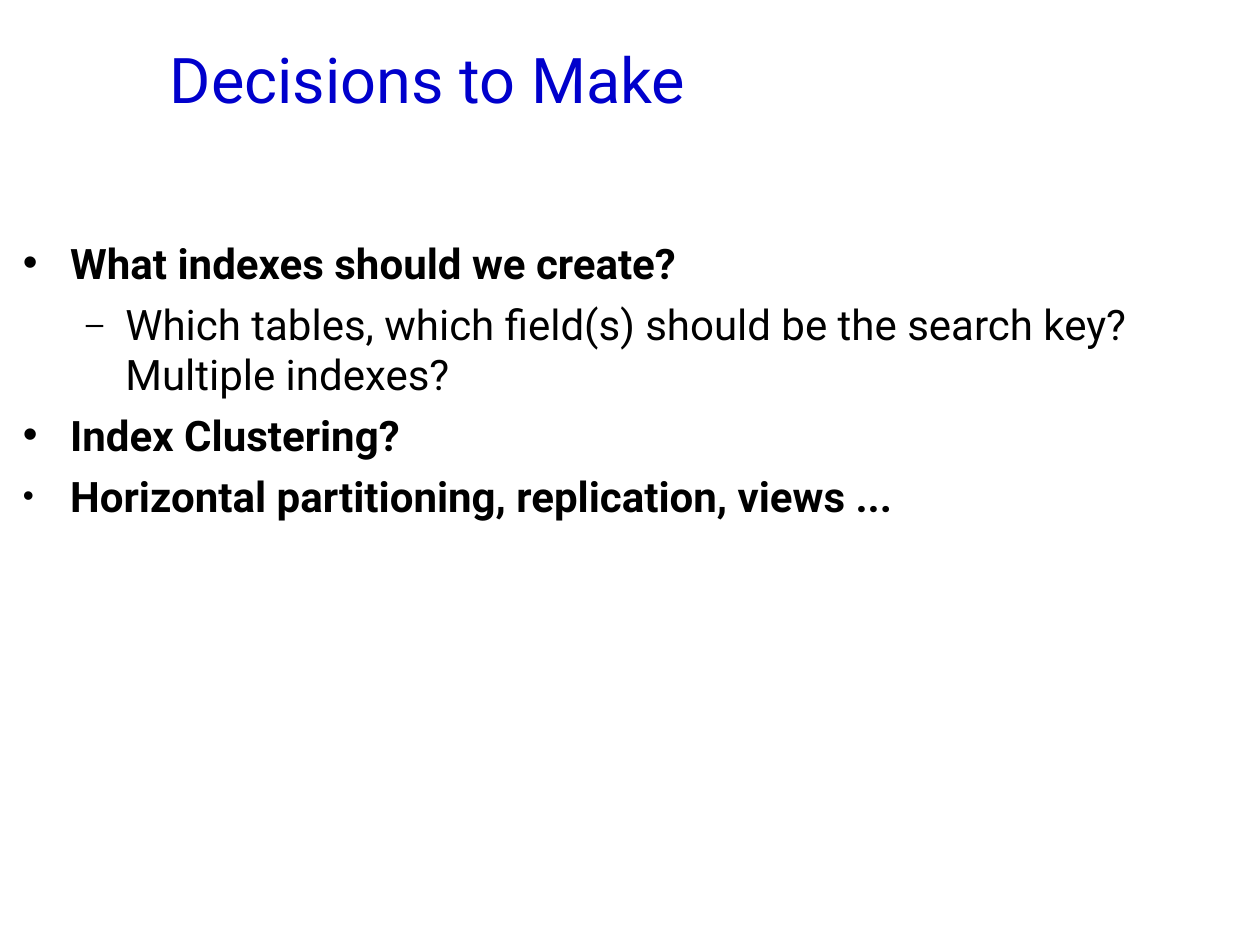
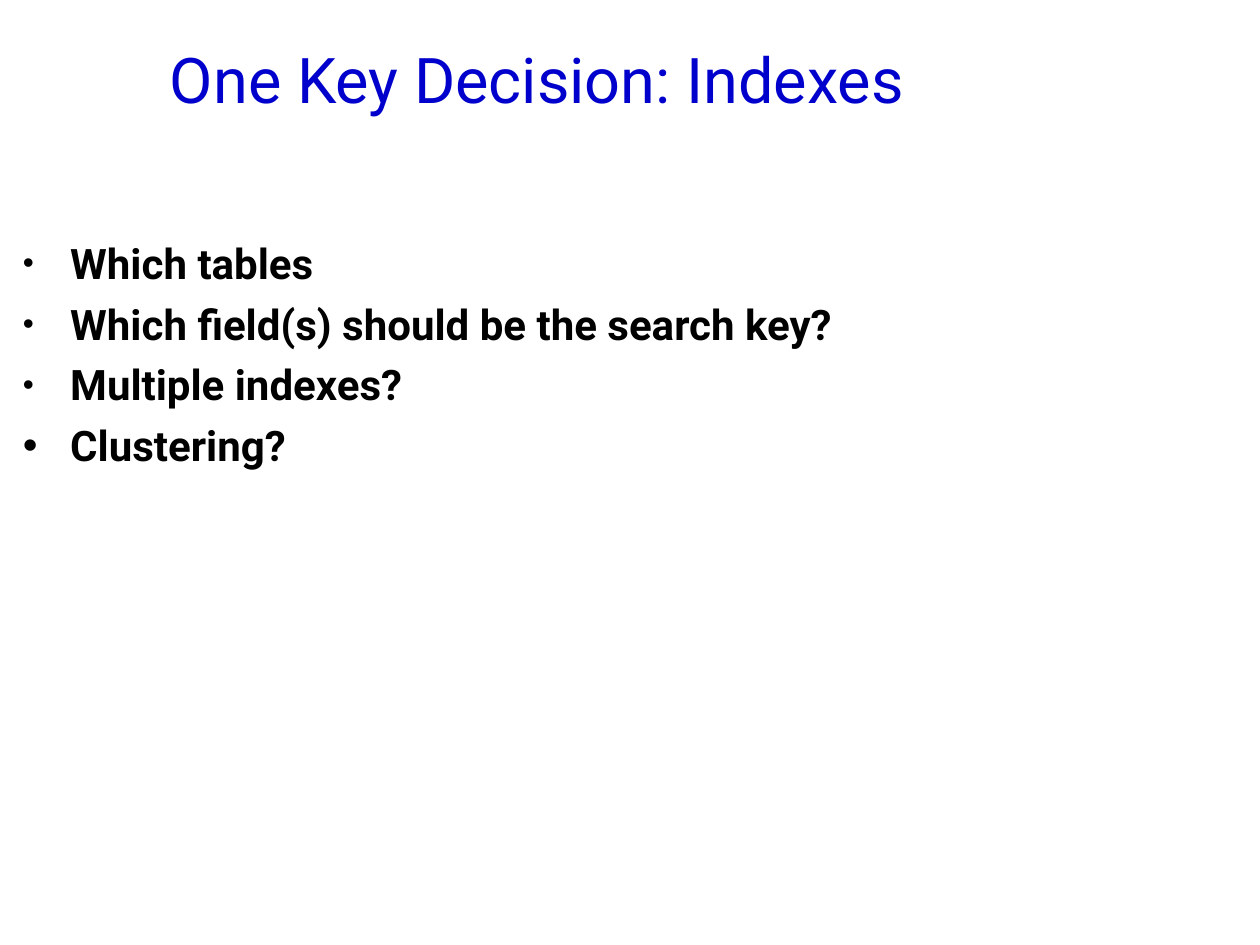
Before and after one commit to jhellerstein/cs186-09, a slide deck: slide 47 of lecs/16.QueryOpt.ppt. Drawn at 1260x945 pixels with LibreOffice and Linux fonts; fonts in the diff are those of the drawing; background and template pictures are left out. Boxes give left, top, right and bottom in pixels: in the first picture for what was removed or moved away, otherwise in the second. Text is boxed around its words. In the diff, an @@ line names an element or a change of style, - is before the commit and + after.

```diff
--- a/lecs/16.QueryOpt.ppt
+++ b/lecs/16.QueryOpt.ppt
@@ title at <box>170,55,904,117</box>: text changed @@
-Decisions to Make
+One Key Decision: Indexes
@@ text at <box>70,247,831,470</box>: text changed @@
-• What indexes should we create?
-  – Which tables, which field(s) should be the search key? Multiple indexes?
-• Index Clustering?
-• Horizontal partitioning, replication, views ...
+• Which tables
+• Which field(s) should be the search key?
+• Multiple indexes?
+• Clustering?
```
Also in this commit, not shown: 10 other slides changed, 1 other file.
